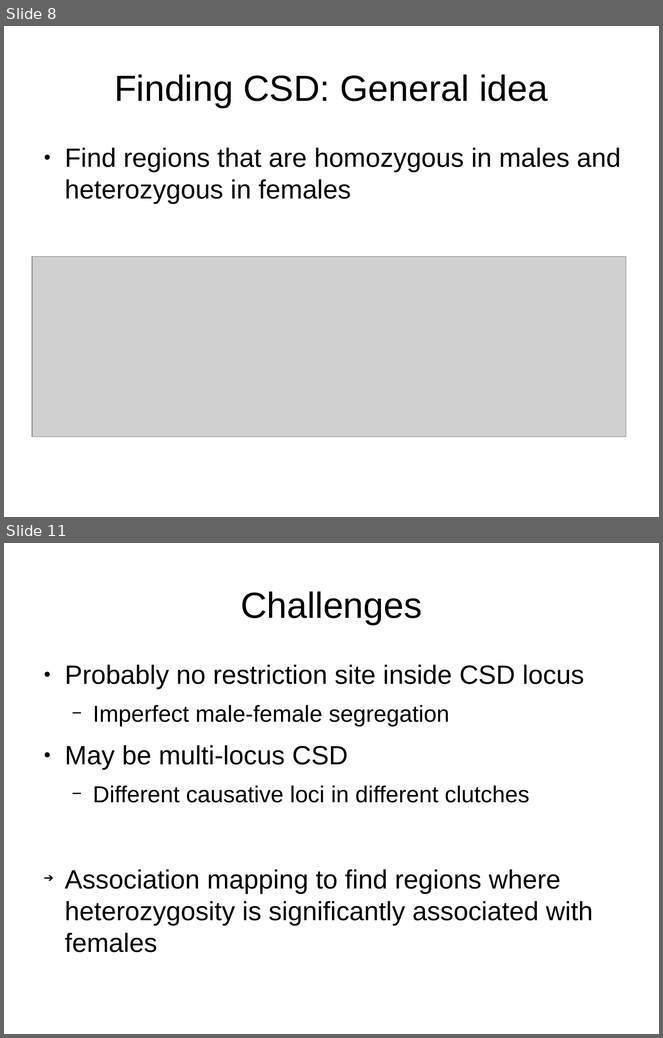
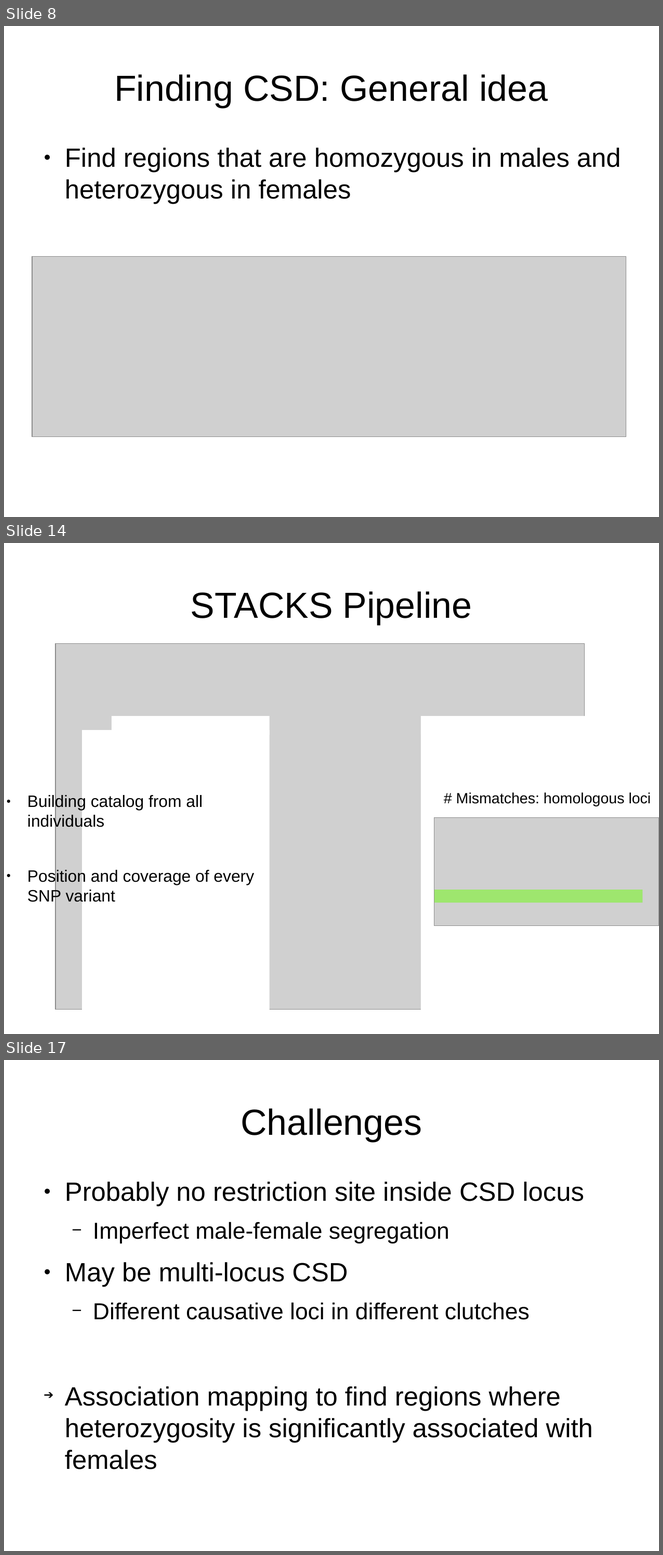
Before and after one commit to cmdoret/master_archive, a slide deck: reports/presentations/lab_meeting_20170712/lab_meeting_20170712.odp. Shown one above the other, each under a label of ours: slides 8 and 11 before the commit, slides 8, 14 and 17 after it; the slides between them are not shown. The pictures are 663x1038 and 663x1555 pixels, drawn with LibreOffice and Linux fonts; fonts in the diff are those of the drawing; grey boxes stand for pictures. Boxes give left, top, right and bottom in pixels: in the first picture for what was removed or moved away, otherwise in the second. Text is boxed around its words. In the diff, an @@ line names an element or a change of style, - is before the commit and + after.

```diff
--- a/reports/presentations/lab_meeting_20170712/lab_meeting_20170712.odp
+++ b/reports/presentations/lab_meeting_20170712/lab_meeting_20170712.odp
@@ slide 14 added at (4, 543, 659, 1034), background #FFFFFF @@
@@ title added at (191, 591, 472, 625), 44 pt, text #000000 @@
+STACKS Pipeline
@@ picture added at (55, 643, 585, 1010) @@
@@ rectangle added at (112, 716, 270, 734), fill #FFFFFF @@
@@ rectangle added at (422, 716, 594, 734), fill #FFFFFF @@
@@ rectangle added at (82, 730, 269, 1025), fill #FFFFFF @@
@@ rectangle added at (422, 730, 609, 1025), fill #FFFFFF @@
@@ text added at (27, 794, 254, 905), 20 pt, text #000000 @@
+● Building catalog from all
+  individuals
+● Position and coverage of every
+  SNP variant
@@ text added at (456, 793, 651, 806), 18 pt, text #000000 @@
+# Mismatches: homologous loci
@@ picture added at (435, 818, 659, 926) @@
@@ rectangle added at (435, 890, 643, 903), fill #66FF00 at 47% opacity @@
@@ what was slide 11 is now slide 17 @@
```
Also in this commit, not shown: 5 slides changed, 5 other slides added, 5 other files.
